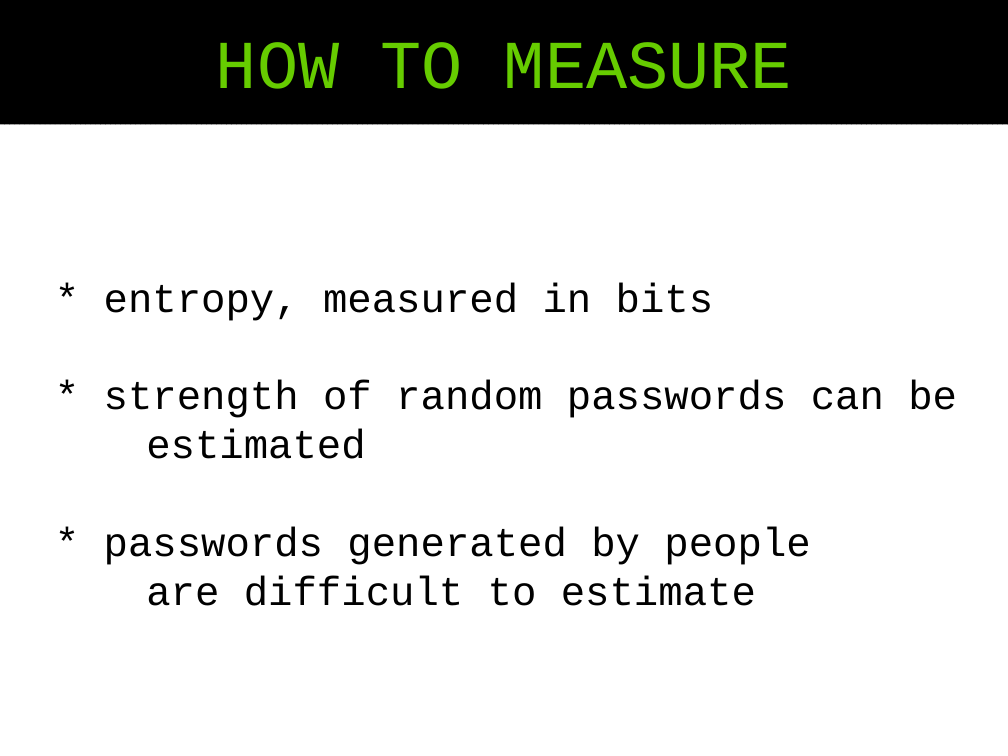
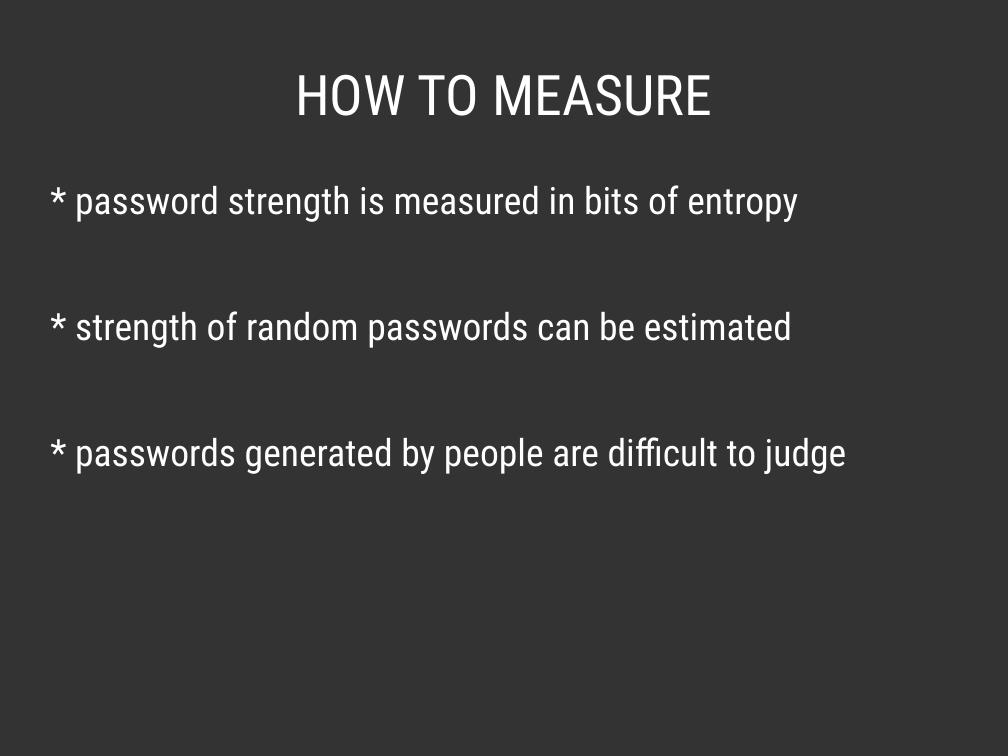
Before and after one commit to pjackowski/presentations, a slide deck: slide 13 of 04-password-security/04-password-security-slides-friday-lolz-01.odp (slide 12 before the commit). Drawn at 1008x756 pixels with LibreOffice and Linux fonts; fonts in the diff are those of the drawing. Boxes give left, top, right and bottom in pixels: in the first picture for what was removed or moved away, otherwise in the second. Text is boxed around its words. In the diff, an @@ line names an element or a change of style, - is before the commit and + after.

```diff
--- a/04-password-security/04-password-security-slides-friday-lolz-01.odp
+++ b/04-password-security/04-password-security-slides-friday-lolz-01.odp
@@ background #FFFFFF to #333333 @@
@@ title "HOW TO MEASURE": place and size @@
-title "HOW TO MEASURE" at (0,0,1008,124)
+title "HOW TO MEASURE" at (295,74,712,116)
@@ title "HOW TO MEASURE" at (295,74,712,116): size 54 to 44 pt, font Courier New to Roboto Condensed, text colour #66CC00 to #FFFFFF; fill pattern #000000 on #000000 to none @@
@@ text "* password strength is measured ..." at (75,185,846,474): vertical alignment middle to top @@
@@ text at (75,185,846,474): text changed; size 32 to 29.6 pt; font Courier New to Roboto Condensed; text colour #000000 to #FFFFFF @@
-* entropy, measured in bits
-* strength of random passwords can be
-estimated
-* passwords generated by people
-are difficult to estimate
+* password strength is measured in bits of entropy
+* strength of random passwords can be estimated
+* passwords generated by people are difficult to judge
```
Also in this commit, not shown: 35 other slides changed, 4 slides added, 4 slides removed, 5 other files.
